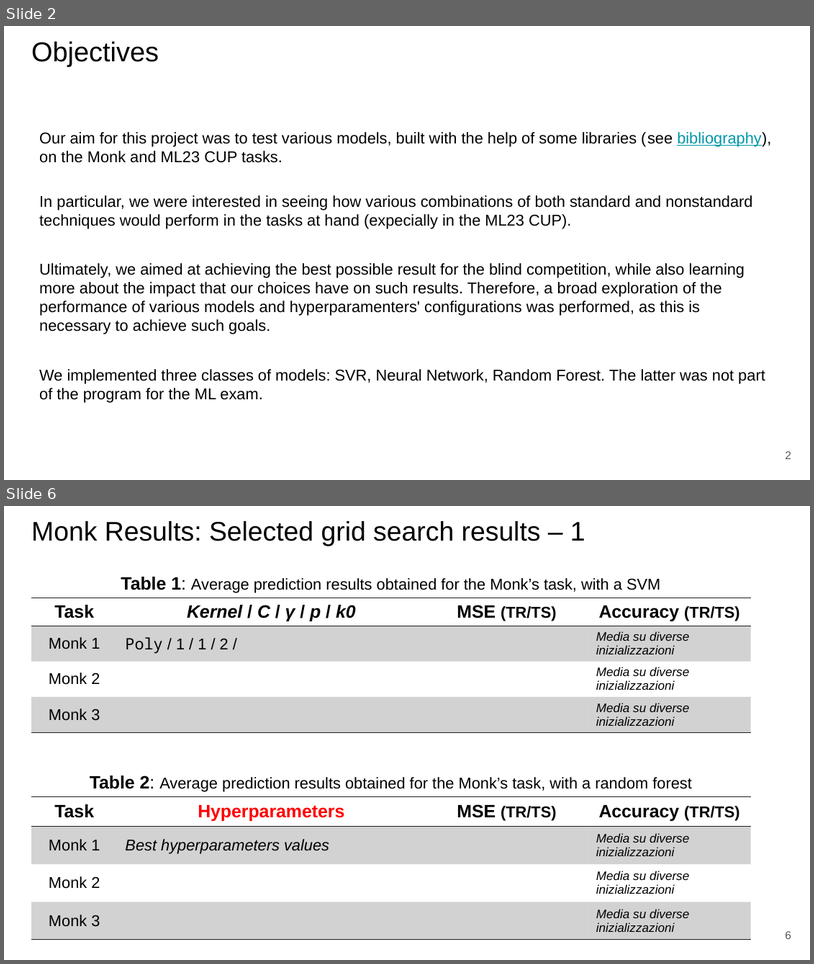
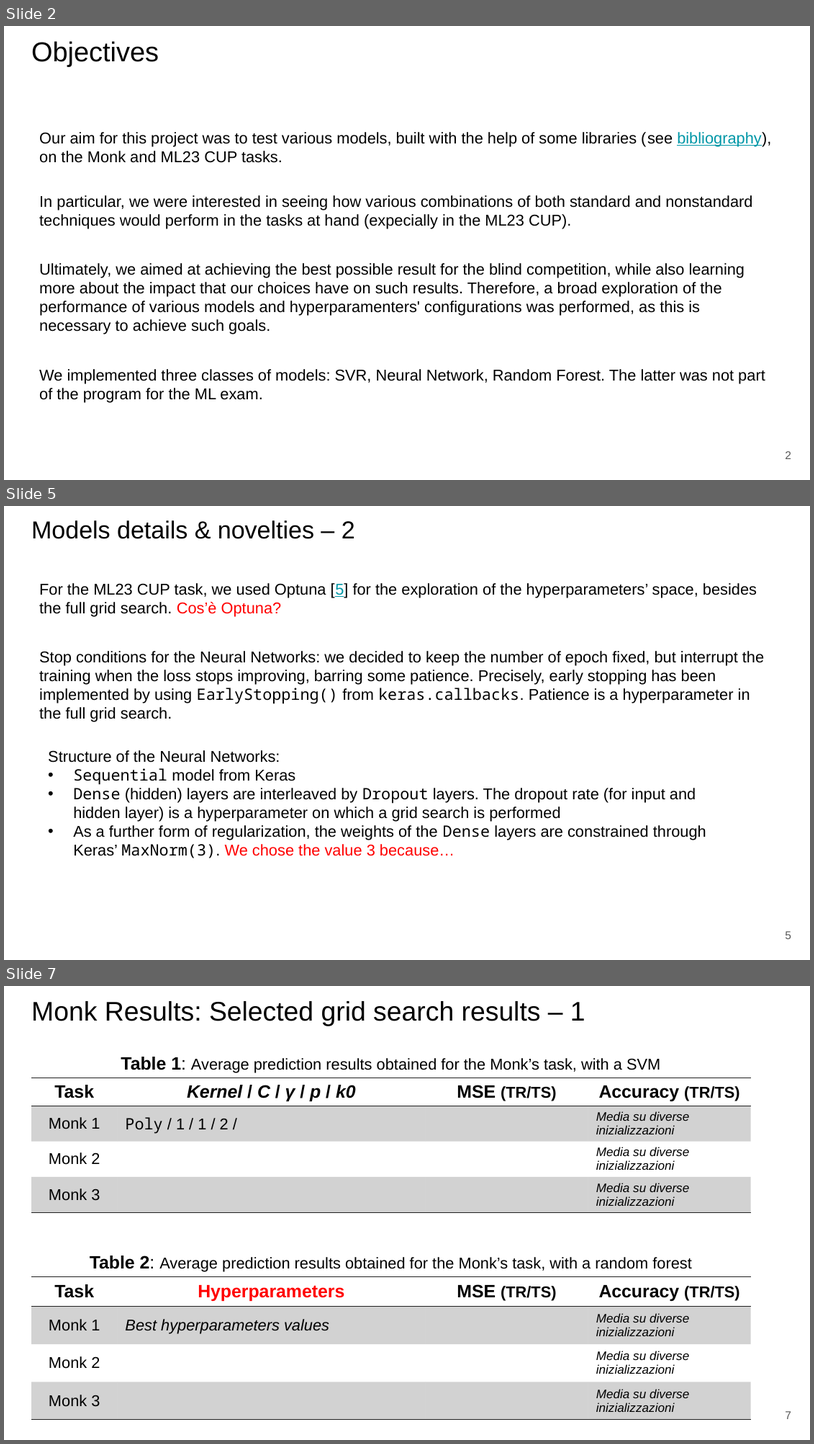
Before and after one commit to paolo-junior-mollica/machine-learning-project, a slide deck: relazione/ML-2023-PRJ-Slides-Demo.pptx. Shown one above the other, each under a label of ours: slides 2 and 6 before the commit, slides 2, 5 and 7 after it; the slides between them are not shown. The pictures are 814x964 and 814x1444 pixels, drawn with LibreOffice and Linux fonts; fonts in the diff are those of the drawing. Boxes give left, top, right and bottom in pixels: in the first picture for what was removed or moved away, otherwise in the second. Text is boxed around its words. In the diff, an @@ line names an element or a change of style, - is before the commit and + after.

```diff
--- a/relazione/ML-2023-PRJ-Slides-Demo.pptx
+++ b/relazione/ML-2023-PRJ-Slides-Demo.pptx
@@ slide 5 added at (x1=4, y1=506, x2=810, y2=960), background #FFFFFF @@
@@ title added at (x1=31, y1=520, x2=355, y2=539), 21.8 pt, text #000000 @@
+Models details & novelties – 2
@@ text added at (x1=39, y1=583, x2=757, y2=617), 14 pt, text #000000 @@
+For the ML23 CUP task, we used Optuna [5] for the exploration of the hyperparameters’ space, besides the full grid search. Cos’è Optuna?
@@ text added at (x1=39, y1=651, x2=764, y2=722), 14 pt, text #000000 @@
+Stop conditions for the Neural Networks: we decided to keep the number of epoch fixed, but interrupt the training when the loss stops improving, barring some patience. Precisely, early stopping has been implemented by using EarlyStopping() from keras.callbacks. Patience is a hyperparameter in the full grid search.
@@ text added at (x1=48, y1=750, x2=707, y2=858), 14 pt, text #000000 @@
+Structure of the Neural Networks:
+• Sequential model from Keras
+• Dense (hidden) layers are interleaved by Dropout layers. The dropout rate (for input and hidden layer) is a hyperparameter on which a grid search is performed
+• As a further form of regularization, the weights of the Dense layers are constrained through Keras’ MaxNorm(3). We chose the value 3 because…
@@ page number added at (x1=785, y1=931, x2=792, y2=939), 10 pt, text #595959 @@
+5
@@ what was slide 6 is now slide 7 @@
@@ page number at (x1=785, y1=1411, x2=792, y2=1419): text changed @@
-6
+7
```
Also in this commit, not shown: 7 slides changed, 1 other slide added.
